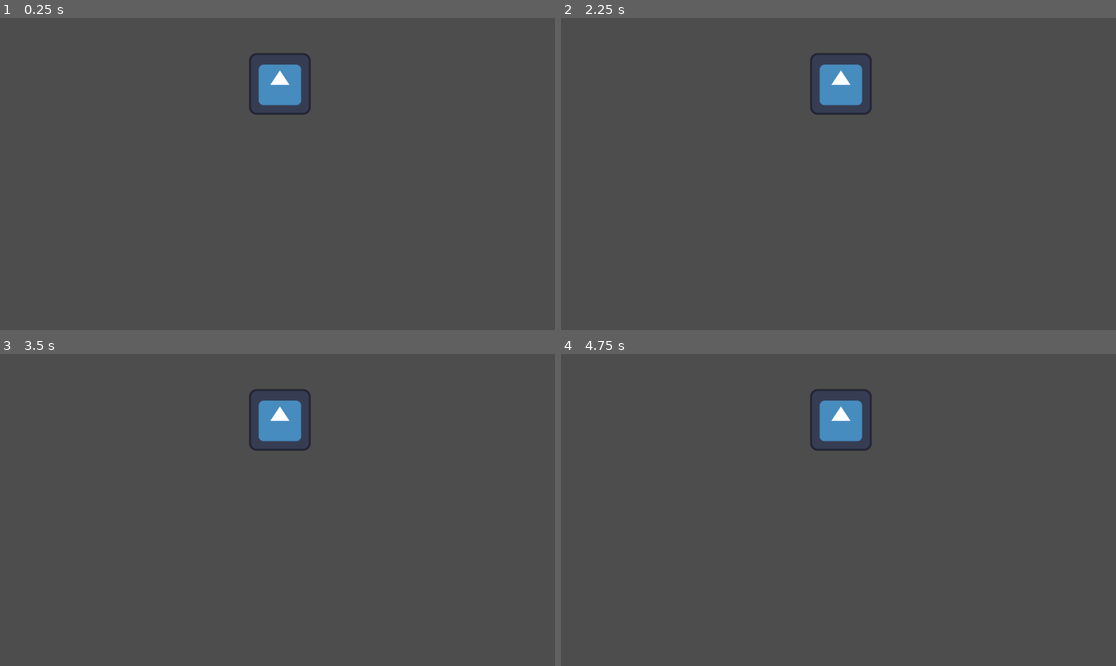
Above: before the commit, frames 1-4 (two rows, left to right).
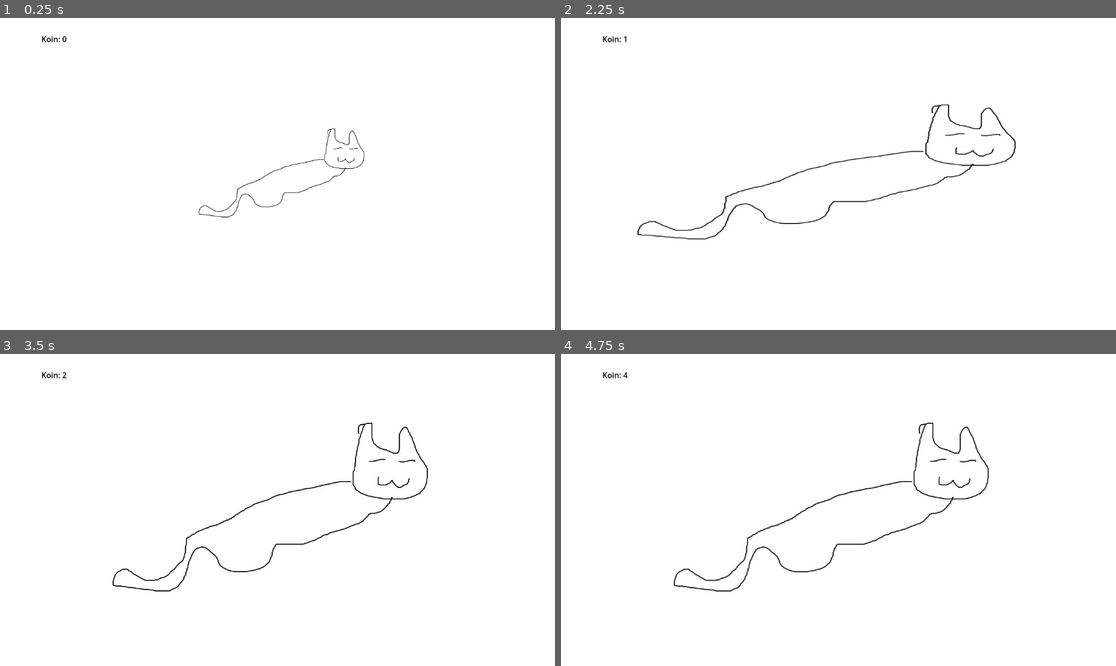
Above: after the commit, the same moments.

Repository: arkahafidz/verybad-cat-clicker-game
Game: Godot game, scene res://game/scene/home.tscn
The game is run twice, just before and just after one commit, with the same random seed, the same clock (stepped at 60 frames per second) and the same inputs. Before the commit the project starts from res://game/scene/Main.tscn. The engine's default icon, where the game draws it, is replaced by a stand-in: a white triangle on a blue panel in a dark square.
Inputs (mouse positions are in pixels of both pictures, inside the frame that each line leads up to):
- Up to frame 1 (0.25 s): no input
- Up to frame 2 (2.25 s): tap Enter at 0.5, 2 s; move the mouse to (960, 158) at 0.52 s; hold Right 0.53-1.28 s; tap Alt at 0.6, 2.1 s; click (960, 158) at 0.67 s; tap Space at 1.25 s; move the mouse to (727, 189) at 1.27 s; hold Down 1.28-2.03 s; tap Shift at 1.35 s; click (727, 189) at 1.42 s; move the mouse to (894, 105) at 2.02 s; hold Right from 2.03 s (still down); click (894, 105) at 2.17 s
- Up to frame 3 (3.5 s): move the mouse to (249, 572) at 2.77 s; release Right at 2.78 s; hold Up from 2.78 s (still down); tap Shift at 2.85 s; click (249, 572) at 2.92 s
- Up to frame 4 (4.75 s): move the mouse to (1005, 556) at 3.52 s; release Up at 3.53 s; hold Left from 3.53 s (still down); tap Alt at 3.6 s; click (1005, 556) at 3.67 s; move the mouse to (672, 463) at 4.27 s; tap Shift at 4.35 s; click (672, 463) at 4.42 s

The runs differ from the first frame. In frame 1, 100% of the frame differs, in the area x 0-100%, y 0-100%; in frame 2, 100%; in frame 3, 100%; in frame 4, 100%.

Commit message:
some assets, cats and label

Diff:
--- a/game/scene/Main.tscn
+++ /dev/null
@@ -1,17 +0,0 @@
-[gd_scene format=3 uid="uid://b2h6oufblx7c0"]
-
-[ext_resource type="Texture2D" uid="uid://bvp7w076pp6t1" path="res://icon.svg" id="1_37pkq"]
-[ext_resource type="Script" uid="uid://x07ffewo8ufw" path="res://game/scripts/box.gd" id="2_6y43a"]
-
-[node name="Control" type="Control" unique_id=541285444]
-layout_mode = 3
-anchors_preset = 15
-anchor_right = 1.0
-anchor_bottom = 1.0
-grow_horizontal = 2
-grow_vertical = 2
-
-[node name="Sprite2D" type="Sprite2D" parent="." unique_id=1307716653]
-position = Vector2(581, 137)
-texture = ExtResource("1_37pkq")
-script = ExtResource("2_6y43a")
--- /dev/null
+++ b/game/scene/home.tscn
@@ -0,0 +1,40 @@
+[gd_scene format=3 uid="uid://b2h6oufblx7c0"]
+
+[ext_resource type="Texture2D" uid="uid://b15saqjoe26x7" path="res://game/assets/cat.jpg" id="1_6ulah"]
+[ext_resource type="Script" uid="uid://x07ffewo8ufw" path="res://game/scripts/cat.gd" id="2_faepb"]
+[ext_resource type="Script" uid="uid://h01w5gpvfxpq" path="res://game/scripts/coinstxt.gd" id="3_faepb"]
+[ext_resource type="Texture2D" uid="uid://dd2cyhr8f2k3j" path="res://game/assets/Solid_white.png" id="4_xrhnn"]
+
+[sub_resource type="LabelSettings" id="LabelSettings_lqsbn"]
+font_color = Color(0, 0, 0, 1)
+
+[node name="Control" type="Control" unique_id=541285444]
+layout_mode = 3
+anchors_preset = 15
+anchor_right = 1.0
+anchor_bottom = 1.0
+grow_horizontal = 2
+grow_vertical = 2
+
+[node name="Sprite2D" type="Sprite2D" parent="." unique_id=1307716653]
+z_index = 1
+position = Vector2(610, 326)
+scale = Vector2(0.525, 0.525)
+texture = ExtResource("1_6ulah")
+script = ExtResource("2_faepb")
+
+[node name="CoinsTXT" type="Label" parent="." unique_id=935672379]
+layout_mode = 0
+offset_left = 86.0
+offset_top = 32.0
+offset_right = 147.0
+offset_bottom = 55.0
+text = "Coins: 0"
+label_settings = SubResource("LabelSettings_lqsbn")
+script = ExtResource("3_faepb")
+
+[node name="SolidWhite" type="Sprite2D" parent="." unique_id=2028532773]
+z_index = -3
+position = Vector2(577.5, 329.99997)
+scale = Vector2(5.875, 3.5400004)
+texture = ExtResource("4_xrhnn")
--- a/game/scripts/box.gd
+++ /dev/null
@@ -1,27 +0,0 @@
-extends Sprite2D
-
-# Variabel untuk mengatur kekuatan goyangan
-@export var wobble_strength : float = 0.2
-@export var wobble_duration : float = 0.4
-
-func _input(event: InputEvent) -> void:
-	if event is InputEventMouseButton and event.button_index == MOUSE_BUTTON_LEFT and event.pressed:
-		# Memeriksa apakah posisi mouse berada di dalam area gambar Sprite
-		if get_rect().has_point(to_local(event.position)):
-			trigger_wobble()
-
-func trigger_wobble() -> void:
-	# Buat objek Tween baru
-	var tween = create_tween()
-
-	# Set transisi agar gerakannya terasa membal/karet (Elastic)
-	tween.set_trans(Tween.TRANS_ELASTIC)
-	tween.set_ease(Tween.EASE_OUT)
-
-	# Efek Pertama: Kaget (Gepeng ke samping, meninggi ke atas)
-	# Mengubah skala dari (1,1) ke (1.2, 0.8) dengan cepat
-	var target_squash = Vector2(1.0 + wobble_strength, 1.0 - wobble_strength)
-	tween.tween_property(self, "scale", target_squash, wobble_duration * 0.2)
-
-	# Efek Kedua: Kembali ke ukuran semula dengan efek membal elastis
-	tween.tween_property(self, "scale", Vector2.ONE, wobble_duration * 0.8)
--- /dev/null
+++ b/game/scripts/cat.gd
@@ -0,0 +1,55 @@
+# ClickableSprite.gd
+extends Sprite2D
+
+@export var wobble_strength : float = 0.2
+@export var wobble_duration : float = 0.4
+@export var coin_per_click : int = 1
+
+func _input(event: InputEvent) -> void:
+	# Cek klik kiri mouse
+	if event is InputEventMouseButton and event.button_index == MOUSE_BUTTON_LEFT and event.pressed:
+		# Cek apakah klik berada di dalam area gambar Sprite
+		if get_rect().has_point(to_local(event.position)):
+			trigger_click_effect(event.position)
+
+func trigger_click_effect(click_pos: Vector2) -> void:
+
+	globalvar.add_coins(coin_per_click)
+
+	# 2. Efek Wobble pada Sprite
+	var tween = create_tween()
+	tween.set_trans(Tween.TRANS_ELASTIC)
+	tween.set_ease(Tween.EASE_OUT)
+
+	# Gepengkan sedikit (Squash and Stretch)
+	var target_squash = Vector2(1.0 + wobble_strength, 1.0 - wobble_strength)
+	tween.tween_property(self, "scale", target_squash, wobble_duration * 0.2)
+	# Kembalikan ke skala semula (1, 1) dengan efek membal
+	tween.tween_property(self, "scale", Vector2.ONE, wobble_duration * 0.8)
+
+	# 3. Munculkan teks "+1" melayang di posisi mouse
+	spawn_floating_text(click_pos)
+
+func spawn_floating_text(pos: Vector2) -> void:
+	# Membuat node Label baru secara dinamis lewat kode
+	var label = Label.new()
+	label.text = "+" + str(coin_per_click)
+	label.position = pos - Vector2(20, 20) # Sedikit penyesuaian posisi agar pas di tengah mouse
+
+	# Mengatur font/warna teks lewat kode (opsional, bisa dikustomisasi)
+	label.add_theme_color_override("font_color", Color.YELLOW)
+
+	# Masukkan label ke dalam scene tree utama agar terlihat di layar
+	get_tree().current_scene.add_child(label)
+
+	# Animasi teks melayang ke atas lalu menghilang
+	var text_tween = create_tween()
+	text_tween.set_parallel(true) # Membuat animasi jalan barengan
+
+	# Terbang ke atas (mengurangi koordinat Y)
+	text_tween.tween_property(label, "position:y", label.position.y - 80, 0.6).set_trans(Tween.TRANS_CUBIC).set_ease(Tween.EASE_OUT)
+	# Efek memudar (mengubah modulasi opacity/alpha menjadi 0)
+	text_tween.tween_property(label, "modulate:a", 0.0, 0.6)
+
+	# Hapus node label dari memori jika animasi sudah selesai agar tidak menumpuk (anti-lag)
+	text_tween.chain().tween_callback(label.queue_free)
--- /dev/null
+++ b/game/scripts/coinstxt.gd
@@ -0,0 +1,4 @@
+extends Label
+
+func _process(_delta: float) -> void:
+	text = "Koin: " + str(globalvar.coins)
--- /dev/null
+++ b/game/scripts/globalvar.gd
@@ -0,0 +1,7 @@
+extends Node
+
+var coins: int = 0
+
+func add_coins(amount: int) -> void:
+	coins += amount
+	print("duit nambah")
--- /dev/null
+++ b/globalvar.gd
@@ -0,0 +1,7 @@
+extends Node
+
+var coins: int = 0
+
+func add_coins(amount: int) -> void:
+	coins += amount
+	print("duit nambah")
--- a/project.godot
+++ b/project.godot
@@ -10,10 +10,14 @@
 
 [application]
 
-config/name="untitled-game-amazing"
+config/name="verybad cat clicker game"
 run/main_scene="uid://b2h6oufblx7c0"
 config/features=PackedStringArray("4.6", "GL Compatibility")
 config/icon="res://icon.svg"
+
+[autoload]
+
+globalvar="*uid://b8vl62g1yfcji"
 
 [editor_plugins]
 
Binary file added: game/assets/Solid_white.png
Not shown, added: game/assets/Solid_white.png.import
Binary file added: game/assets/cat.jpg
Not shown, added: game/assets/cat.jpg.import
Renamed: game/scripts/box.gd.uid -> game/scripts/cat.gd.uid
Not shown, added: game/scripts/coinstxt.gd.uid
Not shown, added: game/scripts/globalvar.gd.uid
Not shown, added: globalvar.gd.uid
Not shown, added: game/scene/home.tscn2112318561.tmp
Not shown, added: game/scene/home.tscn2235337233.tmp
Not shown, added: game/scene/home.tscn2277026194.tmp
